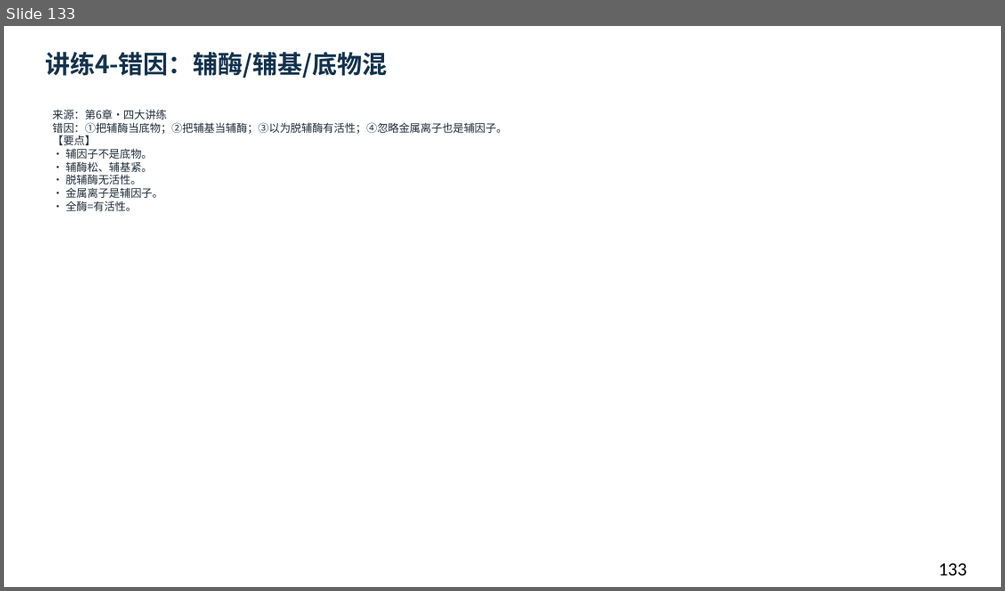
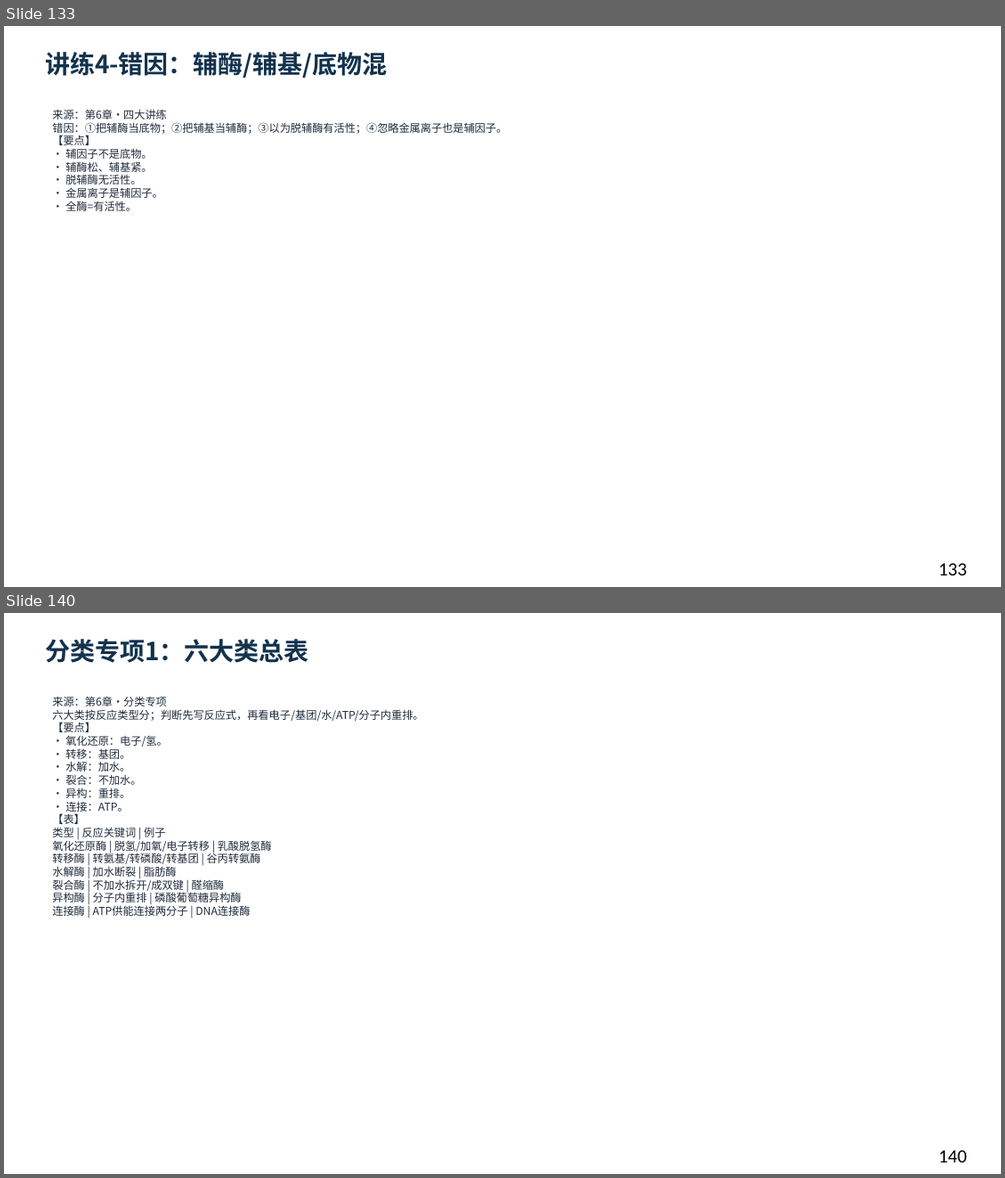
Before and after one commit to newkan-li/Biochemistry, a slide deck: downloads/bc06-ai-style.pptx. Shown one above the other, each under a label of ours: slide 133 before the commit, slides 133 and 140 after it; the slides between them are not shown. The pictures are 1005x591 and 1005x1178 pixels, drawn with LibreOffice and Linux fonts; fonts in the diff are those of the drawing. Boxes give left, top, right and bottom in pixels: in the first picture for what was removed or moved away, otherwise in the second. Text is boxed around its words. In the diff, an @@ line names an element or a change of style, - is before the commit and + after.

Commit message:
bc06加计算专项6页+分类专项6页(EC编号)+网页题55;下载146页;版本20261112bm

```diff
--- a/downloads/bc06-ai-style.pptx
+++ b/downloads/bc06-ai-style.pptx
@@ slide 140 added at <box>4,613,1001,1174</box>, background #FFFFFF @@
@@ text added at <box>45,639,309,663</box>, 24 pt, text #12324D, bold @@
+分类专项1：六大类总表
@@ text added at <box>52,696,423,916</box>, 10.5 pt, text #202D3C @@
+来源：第6章·分类专项
+六大类按反应类型分；判断先写反应式，再看电子/基团/水/ATP/分子内重排。
+【要点】
+• 氧化还原：电子/氢。
+• 转移：基团。
+• 水解：加水。
+• 裂合：不加水。
+• 异构：重排。
+• 连接：ATP。
+【表】
+类型 | 反应关键词 | 例子
+氧化还原酶 | 脱氢/加氧/电子转移 | 乳酸脱氢酶
+转移酶 | 转氨基/转磷酸/转基团 | 谷丙转氨酶
+水解酶 | 加水断裂 | 脂肪酶
+裂合酶 | 不加水拆开/成双键 | 醛缩酶
+异构酶 | 分子内重排 | 磷酸葡萄糖异构酶
+连接酶 | ATP供能连接两分子 | DNA连接酶
@@ text added at <box>938,1150,967,1162</box>, 18 pt, text #000000 @@
+140
```
Also in this commit, not shown: 1 slide changed, 11 other slides added, 6 other files.
